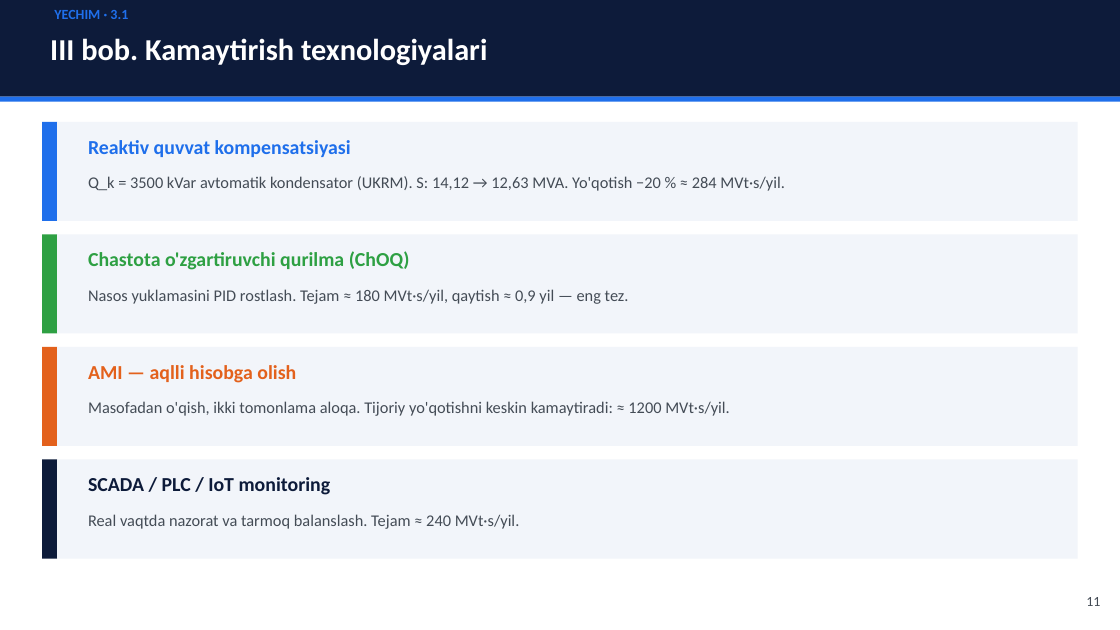
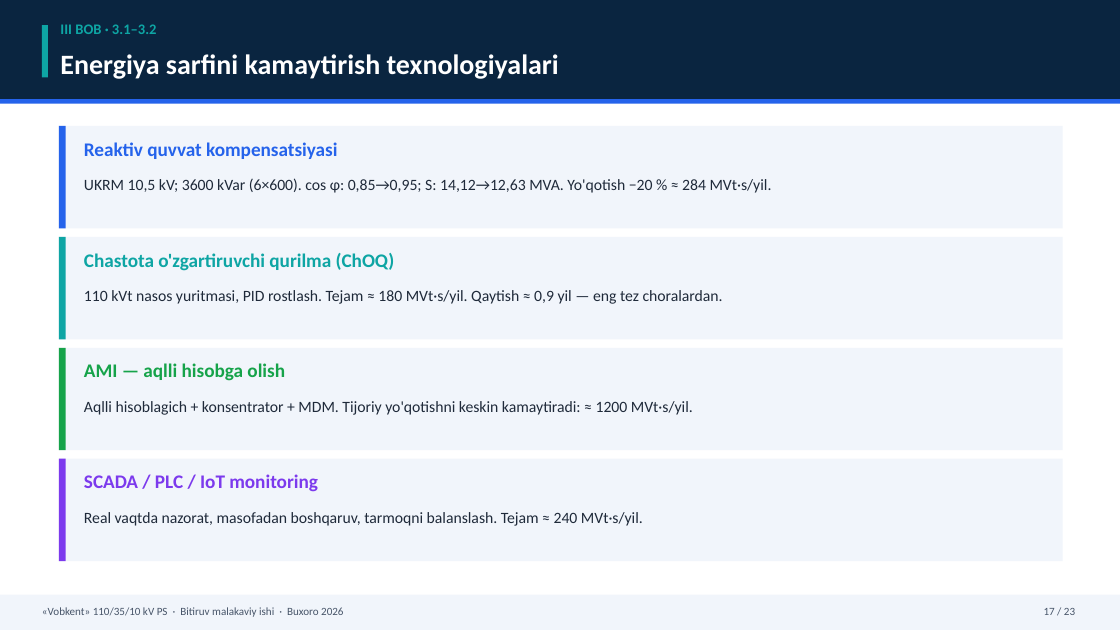
Before and after one commit to sherzod6114/-C-Users-Sherzod-Desktop-BMI_final_v5.docx-, a slide deck: slide 17 of Prezentatsiya_Vobkent_BMI.pptx (slide 11 before the commit). Drawn at 1120x630 pixels with LibreOffice and Linux fonts; fonts in the diff are those of the drawing. Boxes give left, top, right and bottom in pixels: in the first picture for what was removed or moved away, otherwise in the second. Text is boxed around its words. In the diff, an @@ line names an element or a change of style, - is before the commit and + after.

```diff
--- a/Prezentatsiya_Vobkent_BMI.pptx
+++ b/Prezentatsiya_Vobkent_BMI.pptx
@@ rectangle at (x1=0, y1=0, x2=1120, y2=99): fill #0D1B3A to #0A2540 @@
@@ rectangle added at (x1=42, y1=25, x2=48, y2=77), fill #0EA5A4 @@
@@ text at (x1=60, y1=24, x2=157, y2=34): text changed; size 12 to 12.5 pt; text colour #1F6FEB to #0EA5A4 @@
-YECHIM · 3.1
+III BOB · 3.1–3.2
@@ text at (x1=60, y1=54, x2=559, y2=79): text changed; size 26 to 24 pt @@
-III bob. Kamaytirish texnologiyalari
+Energiya sarfini kamaytirish texnologiyalari
@@ text "Energiya sarfini kamaytirish texnologiyalari" at (x1=60, y1=54, x2=559, y2=79): vertical alignment middle to top @@
@@ rectangle at (x1=0, y1=99, x2=1120, y2=104): fill #1F6FEB to #2563EB @@
@@ rectangle at (x1=59, y1=126, x2=66, y2=229): fill #1F6FEB to #2563EB @@
@@ fill #F2F5FA to #F1F5FB in 4 elements at (x1=59, y1=459, x2=1063, y2=561), (x1=59, y1=348, x2=1063, y2=450), (x1=59, y1=237, x2=1063, y2=339), (x1=59, y1=126, x2=1063, y2=229) @@
@@ rectangle resized from (x1=57, y1=122, x2=1078, y2=221) to (x1=59, y1=126, x2=1063, y2=229) @@
@@ rectangle resized from (x1=42, y1=122, x2=57, y2=221) to (x1=59, y1=126, x2=66, y2=229) @@
@@ text "Reaktiv quvvat kompensatsiyasi" at (x1=84, y1=142, x2=337, y2=159): size 17 to 16.5 pt, text colour #1F6FEB to #2563EB @@
@@ text at (x1=84, y1=178, x2=772, y2=193): text changed; size 14 to 13.5 pt; text colour #444C56 to #1F2A3A @@
-Q_k = 3500 kVar avtomatik kondensator (UKRM). S: 14,12 → 12,63 MVA. Yo'qotish −20 % ≈ 284 MVt·s/yil.
+UKRM 10,5 kV; 3600 kVar (6×600). cos φ: 0,85→0,95; S: 14,12→12,63 MVA. Yo'qotish −20 % ≈ 284 MVt·s/yil.
@@ rectangle resized from (x1=57, y1=234, x2=1078, y2=334) to (x1=59, y1=237, x2=1063, y2=339) @@
@@ rectangle resized from (x1=42, y1=234, x2=57, y2=334) to (x1=59, y1=237, x2=66, y2=339) @@
@@ rectangle at (x1=59, y1=237, x2=66, y2=339): fill #2EA043 to #0EA5A4 @@
@@ text "Chastota o'zgartiruvchi qurilma (ChOQ)" at (x1=84, y1=253, x2=395, y2=271): size 17 to 16.5 pt, text colour #2EA043 to #0EA5A4 @@
@@ text at (x1=84, y1=290, x2=723, y2=304): text changed; size 14 to 13.5 pt; text colour #444C56 to #1F2A3A @@
-Nasos yuklamasini PID rostlash. Tejam ≈ 180 MVt·s/yil, qaytish ≈ 0,9 yil — eng tez.
+110 kVt nasos yuritmasi, PID rostlash. Tejam ≈ 180 MVt·s/yil. Qaytish ≈ 0,9 yil — eng tez choralardan.
@@ rectangle resized from (x1=57, y1=347, x2=1078, y2=446) to (x1=59, y1=348, x2=1063, y2=450) @@
@@ rectangle resized from (x1=42, y1=347, x2=57, y2=446) to (x1=59, y1=348, x2=66, y2=450) @@
@@ rectangle at (x1=59, y1=348, x2=66, y2=450): fill #E3611C to #16A34A @@
@@ text "AMI — aqlli hisobga olish" at (x1=84, y1=363, x2=285, y2=381): size 17 to 16.5 pt, text colour #E3611C to #16A34A @@
@@ text at (x1=84, y1=401, x2=693, y2=415): text changed; size 14 to 13.5 pt; text colour #444C56 to #1F2A3A @@
-Masofadan o'qish, ikki tomonlama aloqa. Tijoriy yo'qotishni keskin kamaytiradi: ≈ 1200 MVt·s/yil.
+Aqlli hisoblagich + konsentrator + MDM. Tijoriy yo'qotishni keskin kamaytiradi: ≈ 1200 MVt·s/yil.
@@ rectangle resized from (x1=57, y1=460, x2=1078, y2=559) to (x1=59, y1=459, x2=1063, y2=561) @@
@@ rectangle resized from (x1=42, y1=460, x2=57, y2=559) to (x1=59, y1=459, x2=66, y2=561) @@
@@ rectangle at (x1=59, y1=459, x2=66, y2=561): fill #0D1B3A to #7C3AED @@
@@ text "SCADA / PLC / IoT ..." at (x1=84, y1=474, x2=318, y2=492): size 17 to 16.5 pt, text colour #0D1B3A to #7C3AED @@
@@ text at (x1=84, y1=512, x2=643, y2=526): text changed; size 14 to 13.5 pt; text colour #444C56 to #1F2A3A @@
-Real vaqtda nazorat va tarmoq balanslash. Tejam ≈ 240 MVt·s/yil.
+Real vaqtda nazorat, masofadan boshqaruv, tarmoqni balanslash. Tejam ≈ 240 MVt·s/yil.
@@ rectangle added at (x1=0, y1=595, x2=1120, y2=630), fill #F1F5FB @@
@@ text removed at (x1=1086, y1=597, x2=1100, y2=606) @@
-11
@@ text added at (x1=42, y1=607, x2=343, y2=617), 9.5 pt, text #475569 @@
+«Vobkent» 110/35/10 kV PS · Bitiruv malakaviy ishi · Buxoro 2026
@@ text added at (x1=1044, y1=608, x2=1075, y2=615), 9.5 pt, text #475569 @@
+17 / 23
```
Also in this commit, not shown: 10 other slides changed, 12 slides added, 6 slides removed, 16 other files.
